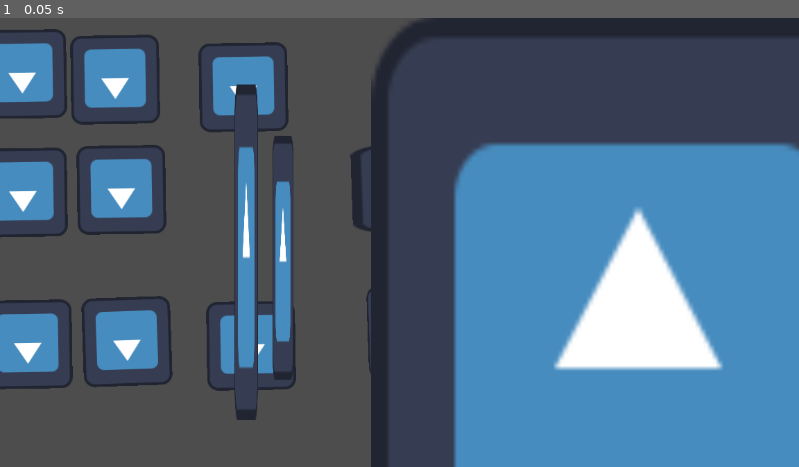
Above: before the commit, frame 1.
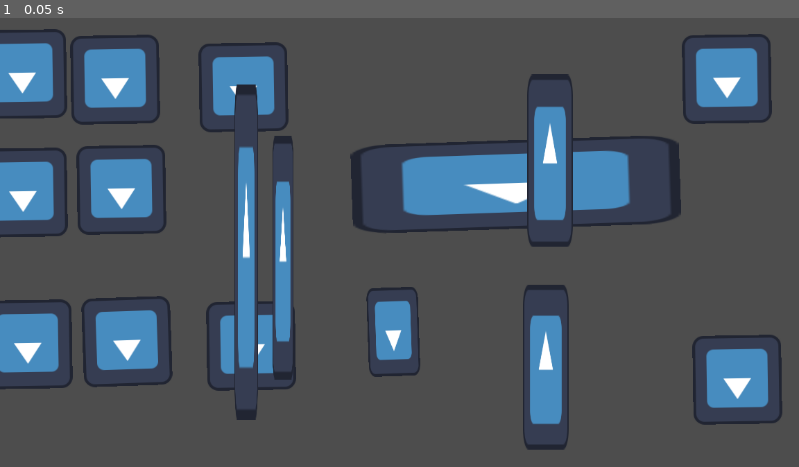
Above: after the commit, the same moment.

Repository: Aaron-C63/Pinky-Vs-BrAIn
Game: Godot game, scene res://Scenes/Test Scene 2.tscn
Two runs of this game, one before a commit and one after it. Both use one fixed random seed, a clock stepped at 60 frames per second and the inputs below. The project has no main scene, so this scene is started directly. The engine's default icon, where the game draws it, is replaced by a stand-in: a white triangle on a blue panel in a dark square.
Inputs:
- Up to frame 1 (0.05 s): no input

The runs differ from the first frame. In frame 1, 35% of the frame differs, in the area x 46-100%, y 0-100%.

Commit message:
mergeproblemcheck

Diff:
--- a/Scenes/Test Scene 2.tscn
+++ b/Scenes/Test Scene 2.tscn
@@ -87,6 +87,6 @@
 texture = ExtResource("1_bngky")
 
 [node name="Icon" type="Sprite2D" parent="Icon6/Icon6"]
-position = Vector2(2126.03, 40.2201)
-scale = Vector2(22.6118, 2.03475)
+position = Vector2(2126.03, 161.195)
+scale = Vector2(22.6118, 0.144514)
 texture = ExtResource("1_bngky")
--- a/Scenes/icon.tscn
+++ b/Scenes/icon.tscn
@@ -25,3 +25,8 @@
 [node name="Icon5" type="Sprite2D" parent="."]
 position = Vector2(511, 246)
 texture = ExtResource("1_ho2sq")
+
+[node name="Icon6" type="Sprite2D" parent="."]
+position = Vector2(-124, -178)
+scale = Vector2(0.304688, 1)
+texture = ExtResource("1_ho2sq")
